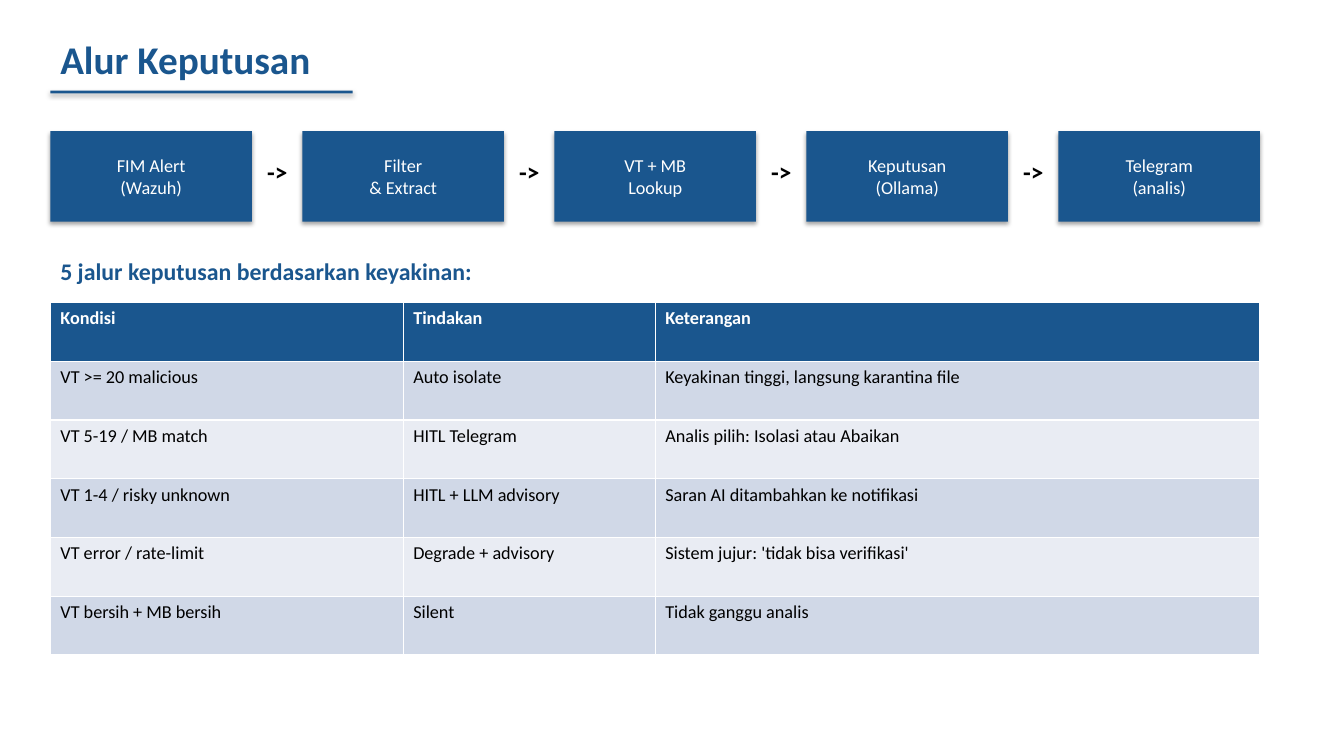
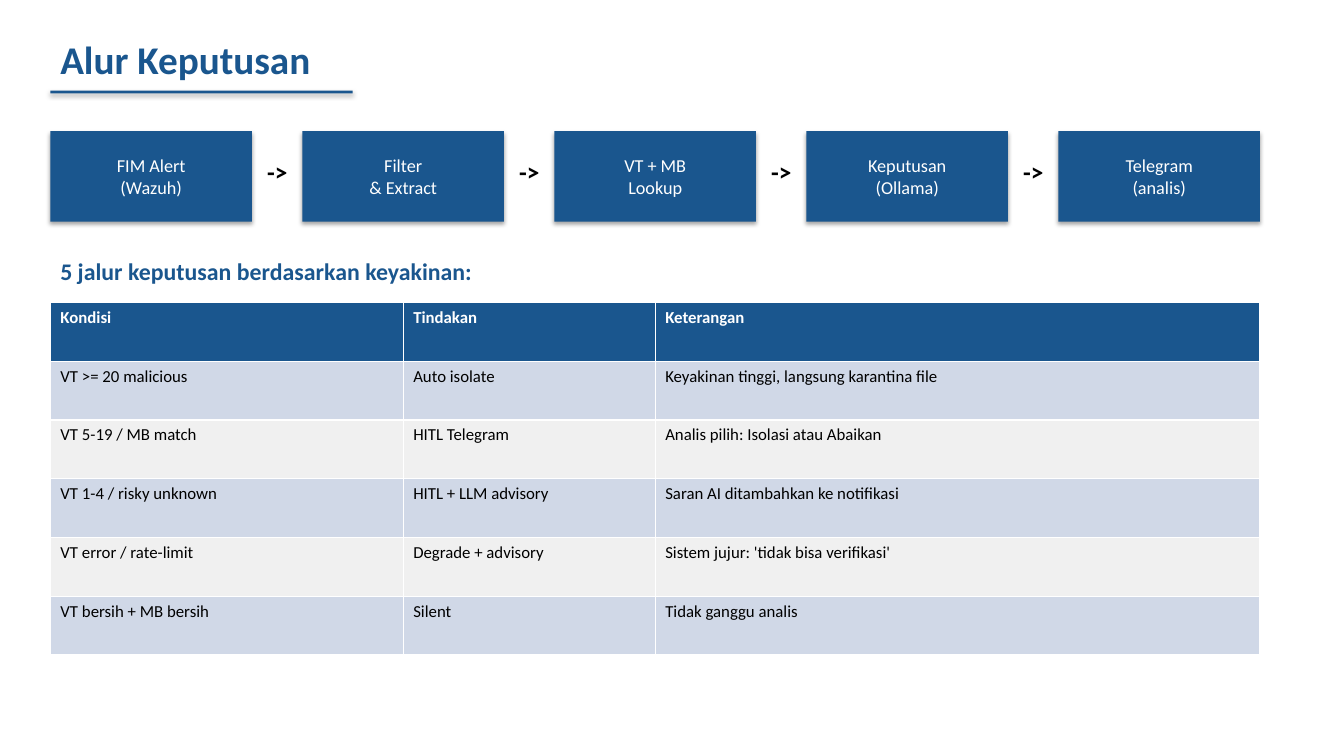
Before and after one commit to ravi-arnan/soar-project, a slide deck: slide 5 of docs/BIMBINGAN-TA-SOAR.pptx (slide 4 before the commit). Drawn at 1344x756 pixels with LibreOffice and Linux fonts; fonts in the diff are those of the drawing. Boxes give left, top, right and bottom in pixels: in the first picture for what was removed or moved away, otherwise in the second. Text is boxed around its words. In the diff, an @@ line names an element or a change of style, - is before the commit and + after.

```diff
--- a/docs/BIMBINGAN-TA-SOAR.pptx
+++ b/docs/BIMBINGAN-TA-SOAR.pptx
@@ table at (50,302,1260,655) @@
@@ fill #E9EDF4 to #F0F0F0 in 6 cells @@
@@ size 13 to 12 pt @@
```
Also in this commit, not shown: 2 other slides changed, 3 slides added, 2 slides removed, 1 other file.
